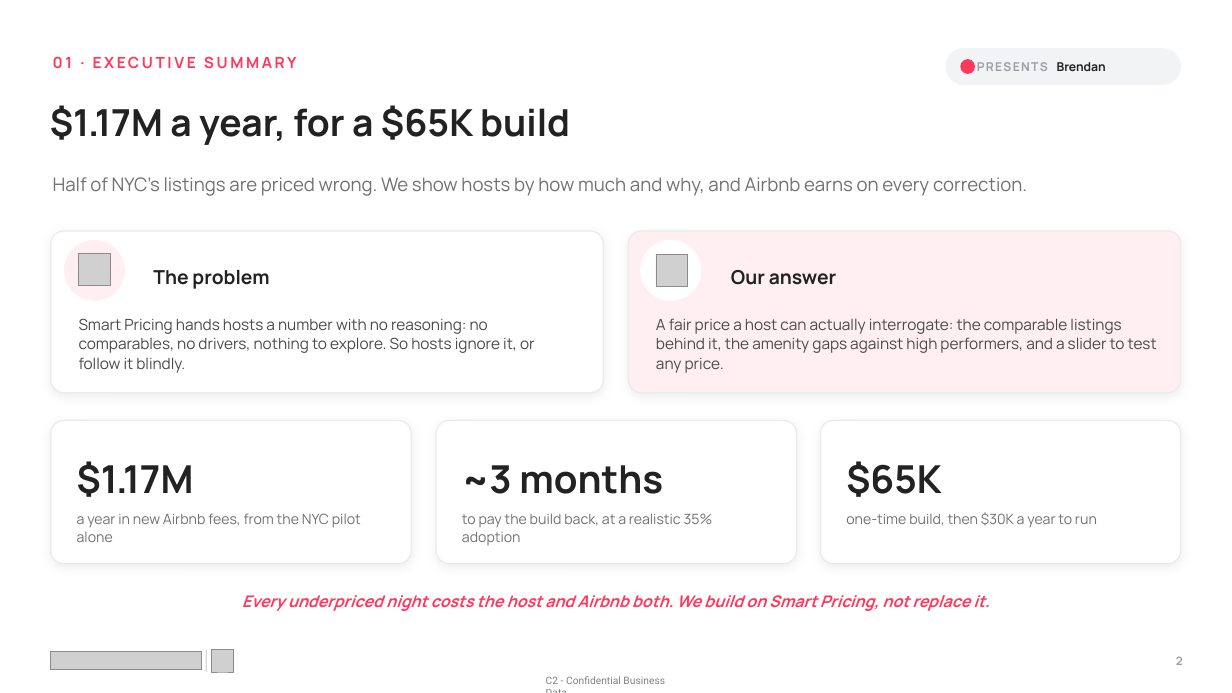
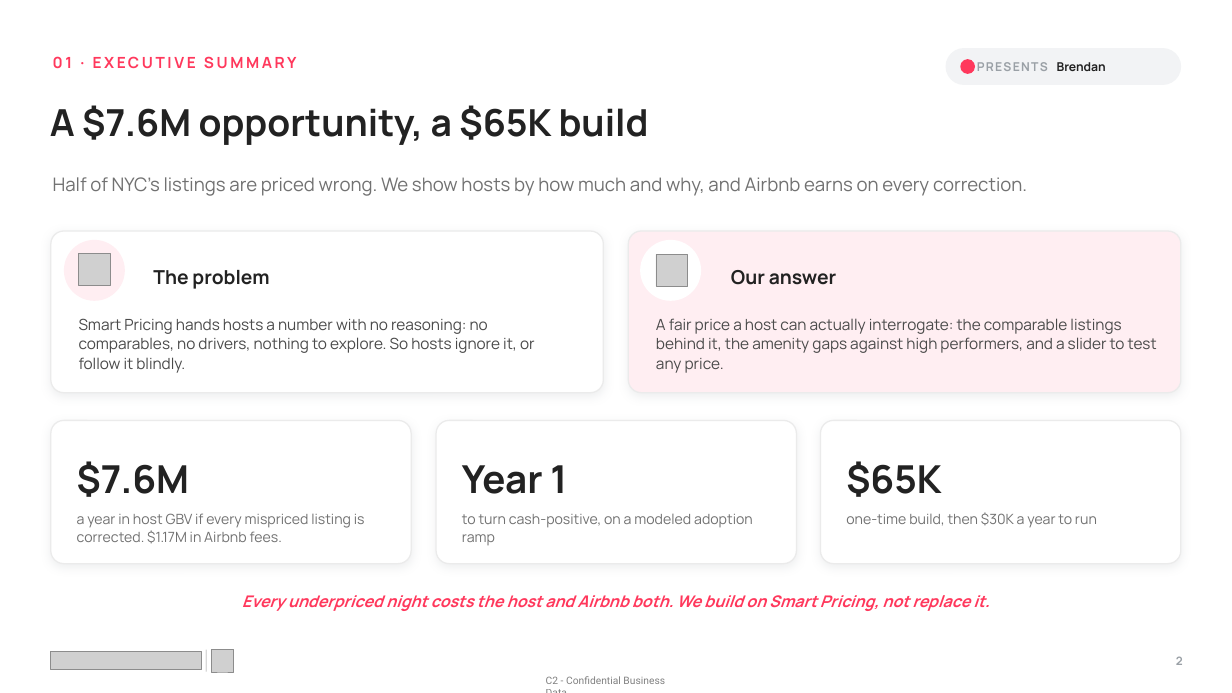
Before and after one commit to mkdn007/Cornell-Airbnb-Capstone, a slide deck: slide 2 of Airbnb Pricing Deck.pptx. Drawn at 1232x693 pixels with LibreOffice and Linux fonts; fonts in the diff are those of the drawing; grey boxes stand for pictures. Boxes give left, top, right and bottom in pixels: in the first picture for what was removed or moved away, otherwise in the second. Text is boxed around its words. In the diff, an @@ line names an element or a change of style, - is before the commit and + after.

```diff
--- a/Airbnb Pricing Deck.pptx
+++ b/Airbnb Pricing Deck.pptx
@@ text at [50, 105, 649, 145]: text changed @@
-$1.17M a year, for a $65K build
+A $7.6M opportunity, a $65K build
@@ text at [77, 461, 190, 497]: text changed @@
-$1.17M
+$7.6M
@@ text at [462, 465, 567, 494]: text changed @@
-~3 months
+Year 1
@@ text at [77, 513, 365, 543]: text changed @@
-a year in new Airbnb fees, from the NYC pilot alone
+a year in host GBV if every mispriced listing is corrected. $1.17M in Airbnb fees.
@@ text at [462, 514, 753, 545]: text changed @@
-to pay the build back, at a realistic 35% adoption
+to turn cash-positive, on a modeled adoption ramp
```
Also in this commit, not shown: 8 other slides changed, 1 slide added.
